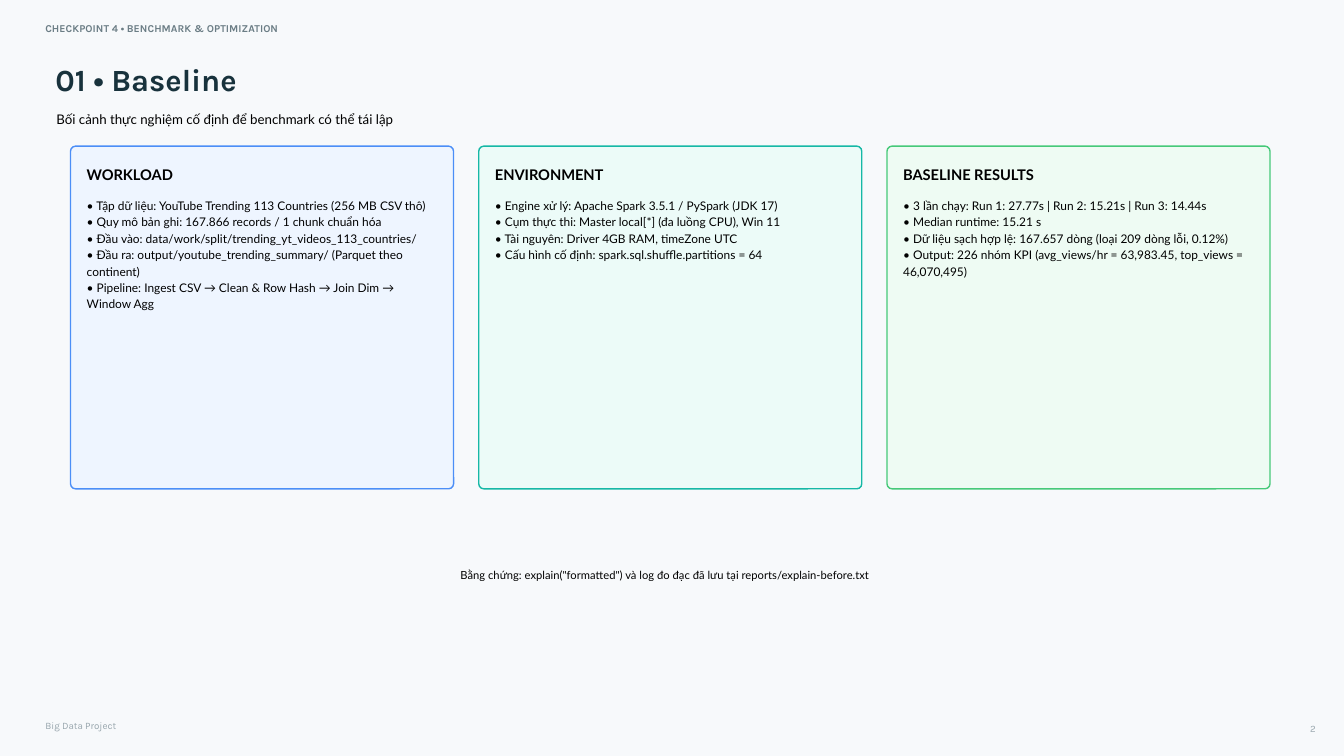
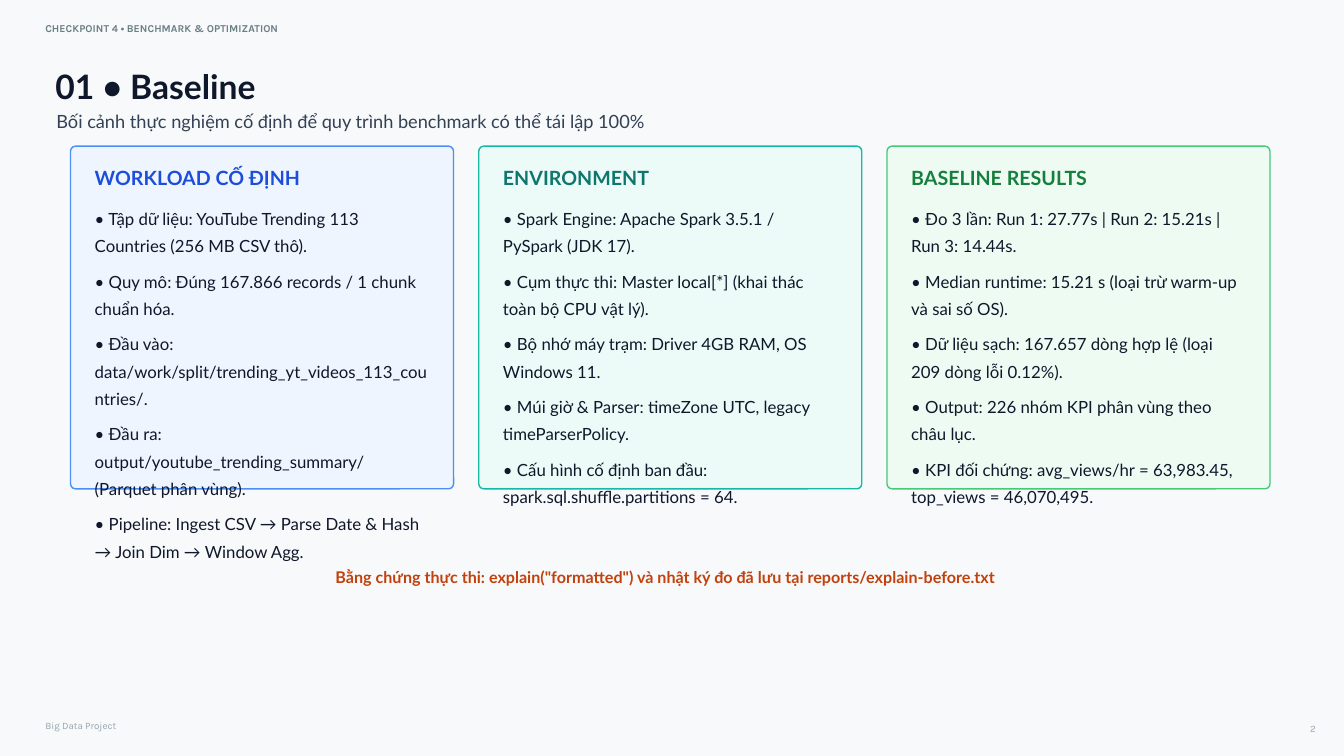
Before and after one commit to kichirou244/bigdata-project, a slide deck: slide 2 of docs/BigData_DoAn4_Checkpoint4_Report.pptx. Drawn at 1344x756 pixels with LibreOffice and Linux fonts; fonts in the diff are those of the drawing. Boxes give left, top, right and bottom in pixels: in the first picture for what was removed or moved away, otherwise in the second. Text is boxed around its words. In the diff, an @@ line names an element or a change of style, - is before the commit and + after.

Commit message:
fix(deck): upscale typography (12-14.5pt), enforce run-level WCAG high-contrast colors, fix layout collision

```diff
--- a/docs/BigData_DoAn4_Checkpoint4_Report.pptx
+++ b/docs/BigData_DoAn4_Checkpoint4_Report.pptx
@@ text "01 • Baseline" at [55,74,255,100]: size 22 to 24 pt, font Karla to Lato, text colour #18323C to #0F172A; line spacing 1 to 1.3; more space between paragraphs @@
@@ text at [56,113,644,132]: text changed; size 9.5 to 13 pt; text colour #000000 to #334155 @@
-Bối cảnh thực nghiệm cố định để benchmark có thể tái lập
+Bối cảnh thực nghiệm cố định để quy trình benchmark có thể tái lập 100%
@@ text at [95,168,300,189]: text changed; size 10.5 to 14 pt; text colour #000000 to #1D4ED8 @@
-WORKLOAD
+WORKLOAD CỐ ĐỊNH
@@ text "ENVIRONMENT" at [503,170,649,185]: size 10.5 to 14 pt, text colour #000000 to #0F766E; line spacing 1.15 to 1.3; more space between paragraphs @@
@@ text "BASELINE RESULTS" at [911,170,1087,185]: size 10.5 to 14 pt, text colour #000000 to #15803D; line spacing 1.15 to 1.3; more space between paragraphs @@
@@ text at [95,212,427,561]: text changed; size 8.5 to 12 pt; text colour #000000 to #0F172A @@
-• Tập dữ liệu: YouTube Trending 113 Countries (256 MB CSV thô)
-• Quy mô bản ghi: 167.866 records / 1 chunk chuẩn hóa
-• Đầu vào: data/work/split/trending_yt_videos_113_countries/
-• Đầu ra: output/youtube_trending_summary/ (Parquet theo continent)
-• Pipeline: Ingest CSV → Clean & Row Hash → Join Dim → Window Agg
+• Tập dữ liệu: YouTube Trending 113 Countries (256 MB CSV thô).
+• Quy mô: Đúng 167.866 records / 1 chunk chuẩn hóa.
+• Đầu vào: data/work/split/trending_yt_videos_113_countries/.
+• Đầu ra: output/youtube_trending_summary/ (Parquet phân vùng).
+• Pipeline: Ingest CSV → Parse Date & Hash → Join Dim → Window Agg.
@@ text at [503,212,811,479]: text changed; size 8.5 to 12 pt; text colour #000000 to #0F172A @@
-• Engine xử lý: Apache Spark 3.5.1 / PySpark (JDK 17)
-• Cụm thực thi: Master local[*] (đa luồng CPU), Win 11
-• Tài nguyên: Driver 4GB RAM, timeZone UTC
-• Cấu hình cố định: spark.sql.shuffle.partitions = 64
+• Spark Engine: Apache Spark 3.5.1 / PySpark (JDK 17).
+• Cụm thực thi: Master local[*] (khai thác toàn bộ CPU vật lý).
+• Bộ nhớ máy trạm: Driver 4GB RAM, OS Windows 11.
+• Múi giờ & Parser: timeZone UTC, legacy timeParserPolicy.
+• Cấu hình cố định ban đầu: spark.sql.shuffle.partitions = 64.
@@ text at [911,211,1237,479]: text changed; size 8.5 to 12 pt; text colour #000000 to #0F172A @@
-• 3 lần chạy: Run 1: 27.77s | Run 2: 15.21s | Run 3: 14.44s
-• Median runtime: 15.21 s
-• Dữ liệu sạch hợp lệ: 167.657 dòng (loại 209 dòng lỗi, 0.12%)
-• Output: 226 nhóm KPI (avg_views/hr = 63,983.45, top_views = 46,070,495)
+• Đo 3 lần: Run 1: 27.77s | Run 2: 15.21s | Run 3: 14.44s.
+• Median runtime: 15.21 s (loại trừ warm-up và sai số OS).
+• Dữ liệu sạch: 167.657 dòng hợp lệ (loại 209 dòng lỗi 0.12%).
+• Output: 226 nhóm KPI phân vùng theo châu lục.
+• KPI đối chứng: avg_views/hr = 63,983.45, top_views = 46,070,495.
@@ text at [335,569,995,586]: text changed; size 8 to 11.5 pt; text colour #000000 to #C2410C; bold on @@
-Bằng chứng: explain("formatted") và log đo đạc đã lưu tại reports/explain-before.txt
+Bằng chứng thực thi: explain("formatted") và nhật ký đo đã lưu tại reports/explain-before.txt
```
Also in this commit, not shown: 5 other slides changed, 5 other files.
